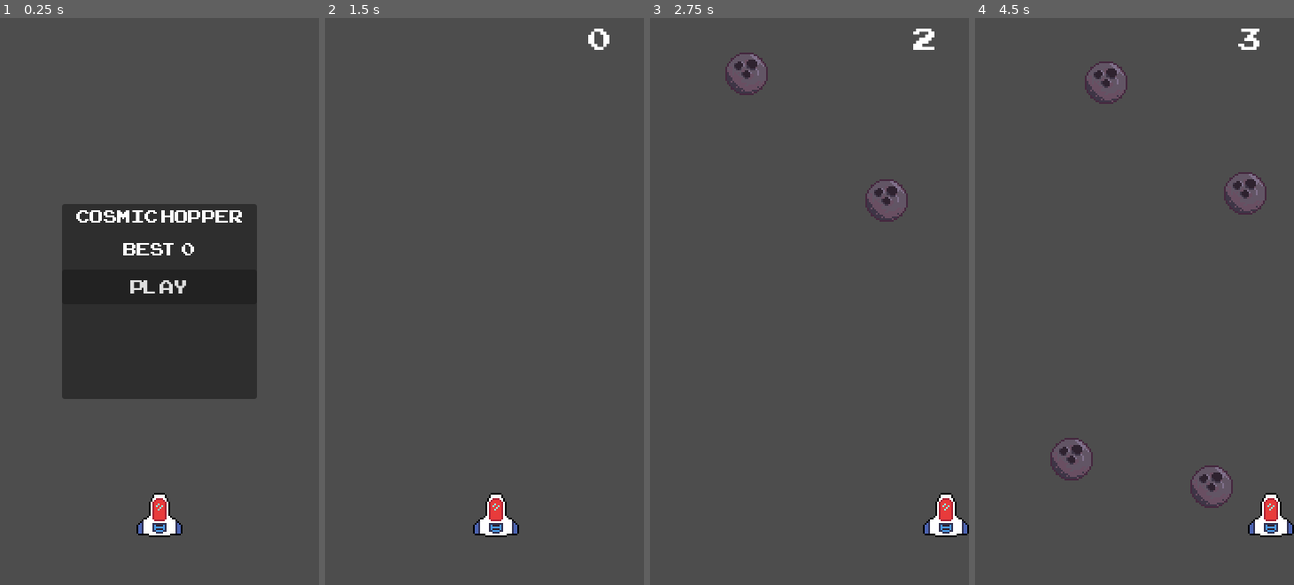
Above: before the commit, frames 1-4 (left to right).
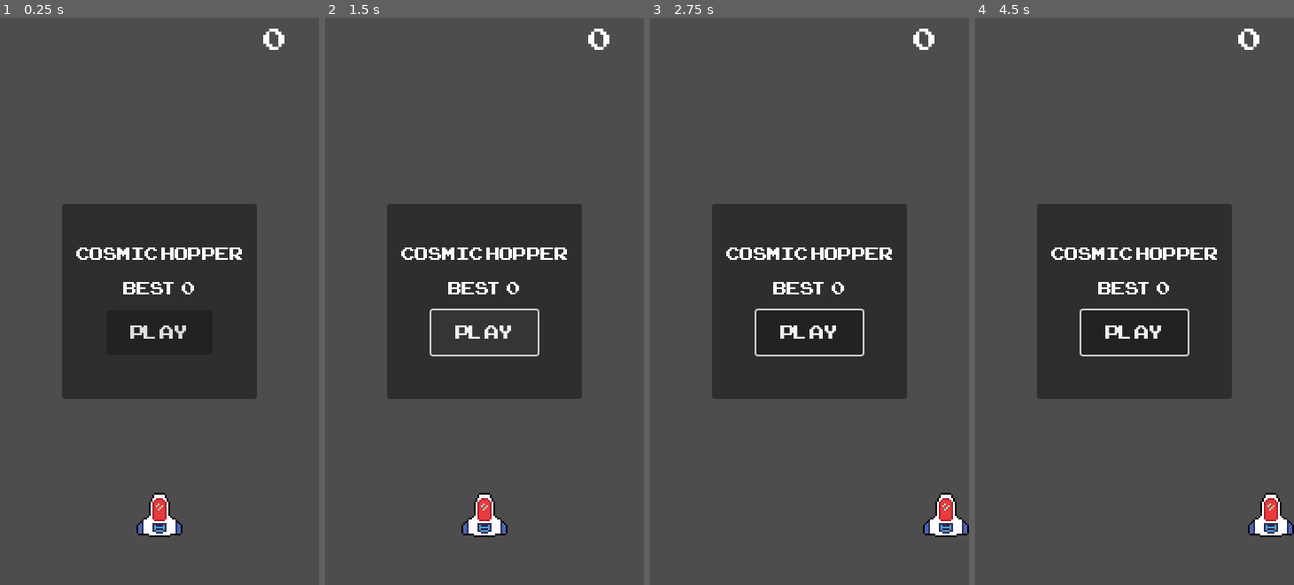
Above: after the commit, the same moments.

Repository: Araujo-Peter/Cosmic-Hopper
Game: Godot game, scene res://scenes/main.tscn
Two runs of this game, one before a commit and one after it. Both use one fixed random seed, a clock stepped at 60 frames per second and the inputs below.
Inputs (mouse positions are in pixels of both pictures, inside the frame that each line leads up to):
- Up to frame 1 (0.25 s): no input
- Up to frame 2 (1.5 s): click "Play" at 0.5 s; click (484, 329) at 1.25 s, where only the run after the commit has a clickable "Play"
- Up to frame 3 (2.75 s): move the mouse to (879, 273) at 2.02 s; hold Right (move_right) from 2.03 s (still down); click (879, 273) at 2.17 s
- Up to frame 4 (4.5 s): move the mouse to (1070, 329) at 2.77 s; release Right (move_right) at 2.78 s; hold Left (move_left) 2.78-3.53 s; move the mouse to (1166, 176) at 3.52 s; hold Right (move_right) from 3.53 s (still down); move the mouse to (1118, 414) at 4.27 s; click (1118, 414) at 4.42 s

The runs differ from the first frame. In frame 1, 2.0% of the frame differs, in the area x 23-90%, y 1-57%; in frame 2, 19%; in frame 3, 22%; in frame 4, 23%, in the area x 19-92%, y 1-87%.
Error after the commit: Invalid access to property or key 'pressed' on a base object of type 'null instance'. (res://scenes/main.gd:32)

Commit message:
Tweaked UI a bit

Diff:
--- a/scenes/main.tscn
+++ b/scenes/main.tscn
@@ -46,37 +46,46 @@
 offset_right = 290.0
 offset_bottom = 430.0
 
-[node name="VBoxContainer" type="VBoxContainer" parent="UI/MainMenu/Panel"]
+[node name="MarginContainer" type="MarginContainer" parent="UI/MainMenu/Panel"]
 layout_mode = 1
 anchors_preset = 15
 anchor_right = 1.0
 anchor_bottom = 1.0
 grow_horizontal = 2
 grow_vertical = 2
-theme_override_constants/separation = 8
+theme_override_constants/margin_left = 16
+theme_override_constants/margin_top = 42
+theme_override_constants/margin_right = 16
 
-[node name="TitleLabel" type="Label" parent="UI/MainMenu/Panel/VBoxContainer"]
+[node name="VBoxContainer" type="VBoxContainer" parent="UI/MainMenu/Panel/MarginContainer"]
+layout_mode = 2
+theme_override_constants/separation = 10
+
+[node name="TitleLabel" type="Label" parent="UI/MainMenu/Panel/MarginContainer/VBoxContainer"]
 layout_mode = 2
 theme_override_fonts/font = ExtResource("5_tbgi4")
 theme_override_font_sizes/font_size = 28
 text = "COSMIC HOPPER"
 horizontal_alignment = 1
 
-[node name="BestScoreLabel" type="Label" parent="UI/MainMenu/Panel/VBoxContainer"]
+[node name="BestScoreLabel" type="Label" parent="UI/MainMenu/Panel/MarginContainer/VBoxContainer"]
 layout_mode = 2
 theme_override_fonts/font = ExtResource("5_tbgi4")
 theme_override_font_sizes/font_size = 28
 text = "Best 0"
 horizontal_alignment = 1
 
-[node name="PlayButton" type="Button" parent="UI/MainMenu/Panel/VBoxContainer"]
+[node name="PlayButton" type="Button" parent="UI/MainMenu/Panel/MarginContainer/VBoxContainer"]
+custom_minimum_size = Vector2(120, 50)
 layout_mode = 2
+size_flags_horizontal = 4
 size_flags_vertical = 4
 theme_override_fonts/font = ExtResource("5_tbgi4")
 theme_override_font_sizes/font_size = 30
 text = "Play"
 
 [node name="GameOver" type="Control" parent="UI"]
+visible = false
 layout_mode = 3
 anchors_preset = 15
 anchor_right = 1.0
@@ -92,45 +101,54 @@
 anchor_top = 0.5
 anchor_right = 0.5
 anchor_bottom = 0.5
-offset_left = -20.0
-offset_top = -20.0
-offset_right = 20.0
-offset_bottom = 20.0
+offset_left = -110.0
+offset_top = -110.0
+offset_right = 110.0
+offset_bottom = 110.0
 grow_horizontal = 2
 grow_vertical = 2
 
-[node name="VBoxContainer" type="VBoxContainer" parent="UI/GameOver/Panel"]
+[node name="MarginContainer" type="MarginContainer" parent="UI/GameOver/Panel"]
 layout_mode = 1
 anchors_preset = 15
 anchor_right = 1.0
 anchor_bottom = 1.0
 grow_horizontal = 2
 grow_vertical = 2
+theme_override_constants/margin_left = 16
+theme_override_constants/margin_top = 28
+theme_override_constants/margin_right = 16
+theme_override_constants/margin_bottom = 24
+
+[node name="VBoxContainer" type="VBoxContainer" parent="UI/GameOver/Panel/MarginContainer"]
+layout_mode = 2
 theme_override_constants/separation = 8
 
-[node name="GameOverTitle" type="Label" parent="UI/GameOver/Panel/VBoxContainer"]
+[node name="GameOverTitle" type="Label" parent="UI/GameOver/Panel/MarginContainer/VBoxContainer"]
 layout_mode = 2
 theme_override_fonts/font = ExtResource("5_tbgi4")
 theme_override_font_sizes/font_size = 32
 text = "GAME OVER"
 horizontal_alignment = 1
 
-[node name="FinalScoreLabel" type="Label" parent="UI/GameOver/Panel/VBoxContainer"]
+[node name="FinalScoreLabel" type="Label" parent="UI/GameOver/Panel/MarginContainer/VBoxContainer"]
 layout_mode = 2
 theme_override_fonts/font = ExtResource("5_tbgi4")
 theme_override_font_sizes/font_size = 28
 text = "Score 0"
 horizontal_alignment = 1
 
-[node name="BestScoreLabel" type="Label" parent="UI/GameOver/Panel/VBoxContainer"]
+[node name="BestScoreLabel" type="Label" parent="UI/GameOver/Panel/MarginContainer/VBoxContainer"]
 layout_mode = 2
 theme_override_fonts/font = ExtResource("5_tbgi4")
 theme_override_font_sizes/font_size = 28
 text = "Best 0"
 horizontal_alignment = 1
 
-[node name="RetryButton" type="Button" parent="UI/GameOver/Panel/VBoxContainer"]
+[node name="RetryButton" type="Button" parent="UI/GameOver/Panel/MarginContainer/VBoxContainer"]
+custom_minimum_size = Vector2(120, 0)
 layout_mode = 2
+size_flags_horizontal = 4
 size_flags_vertical = 4
 theme_override_fonts/font = ExtResource("5_tbgi4")
 theme_override_font_sizes/font_size = 32
Not shown, added: builds/v0.2/cosmic hopper.zip
Not shown, changed: builds/v0.2/index.html
Not shown, changed: builds/v0.2/index.pck
Not shown, changed: docs/index.html
Not shown, changed: docs/index.pck
